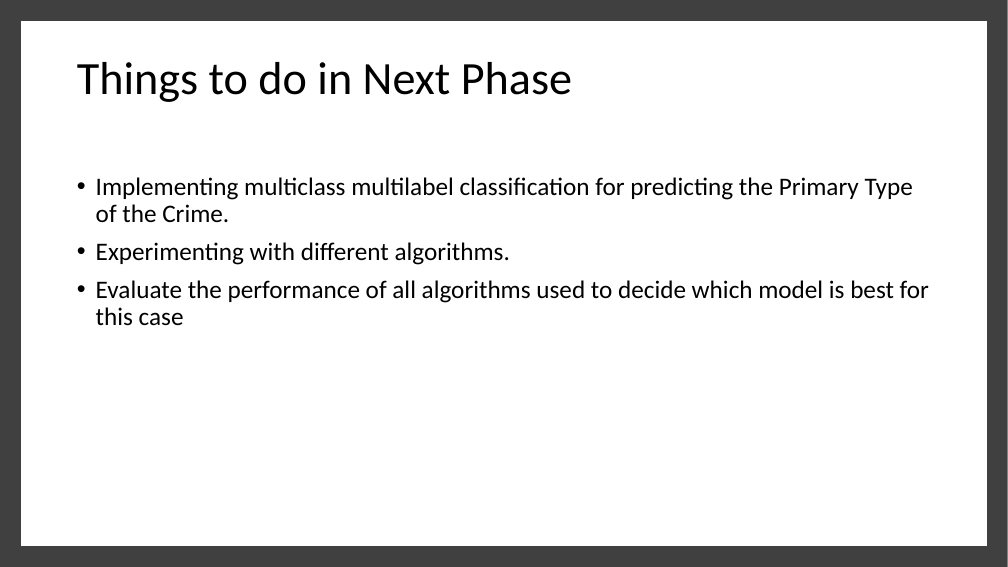
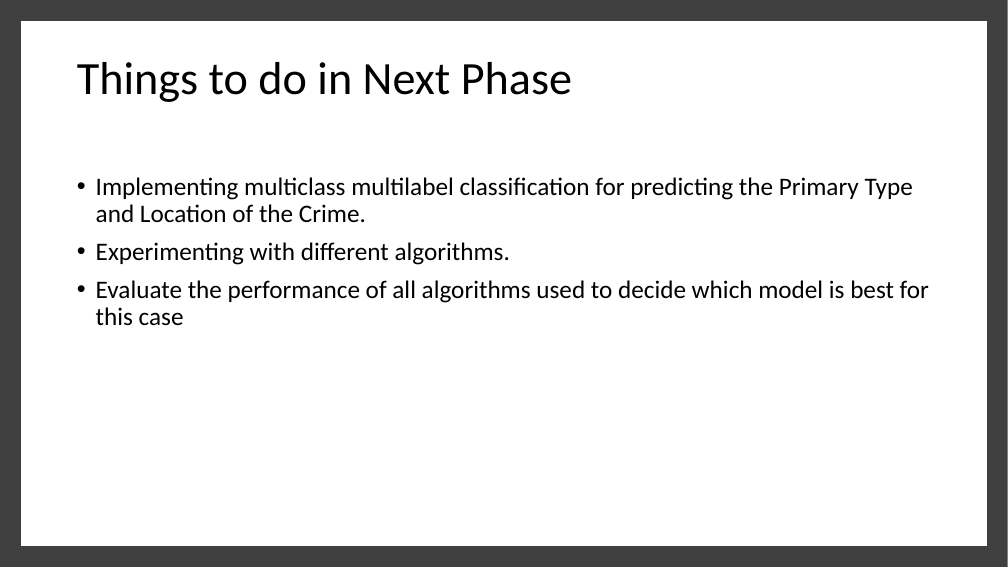
Before and after one commit to YM53858/ChicagoCrimes, a slide deck: slide 8 of Delivery 3/Delivery 3 Presentation.pptx. Drawn at 1008x567 pixels with LibreOffice and Linux fonts; fonts in the diff are those of the drawing. Boxes give left, top, right and bottom in pixels: in the first picture for what was removed or moved away, otherwise in the second. Text is boxed around its words. In the diff, an @@ line names an element or a change of style, - is before the commit and + after.

```diff
--- a/Delivery 3/Delivery 3 Presentation.pptx
+++ b/Delivery 3/Delivery 3 Presentation.pptx
@@ text at box(96, 177, 913, 222): text changed @@
-• Implementing multiclass multilabel classification for predicting the Primary Type of the Crime.
+• Implementing multiclass multilabel classification for predicting the Primary Type and Location of the Crime.
```
Also in this commit, not shown: 1 other slide changed.
